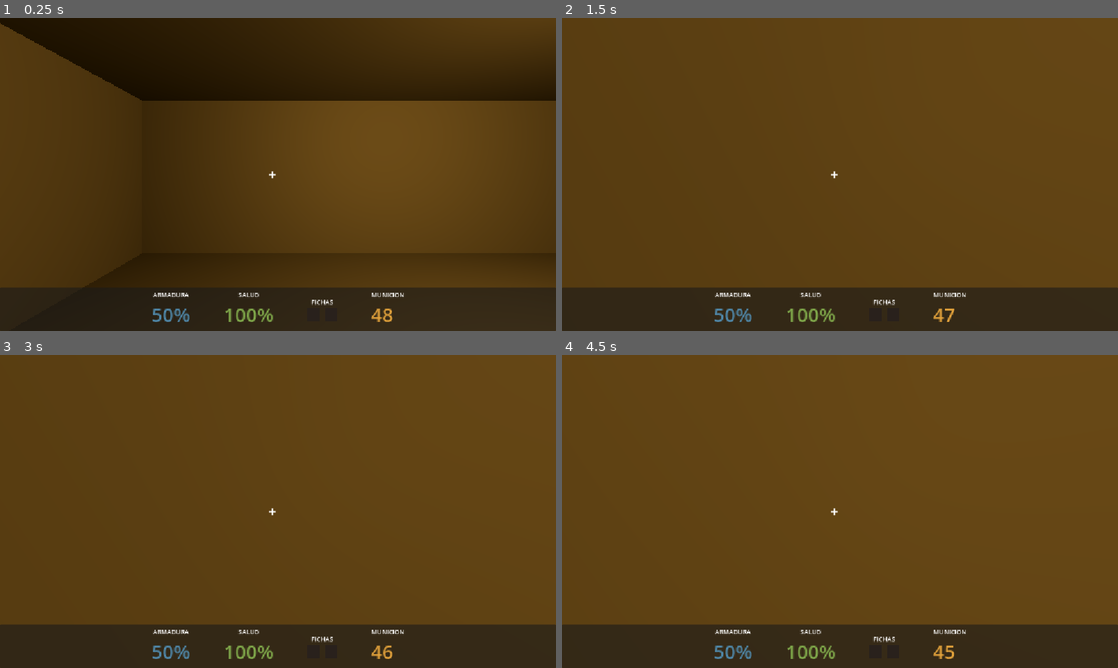
Above: before the commit, frames 1-4 (two rows, left to right).
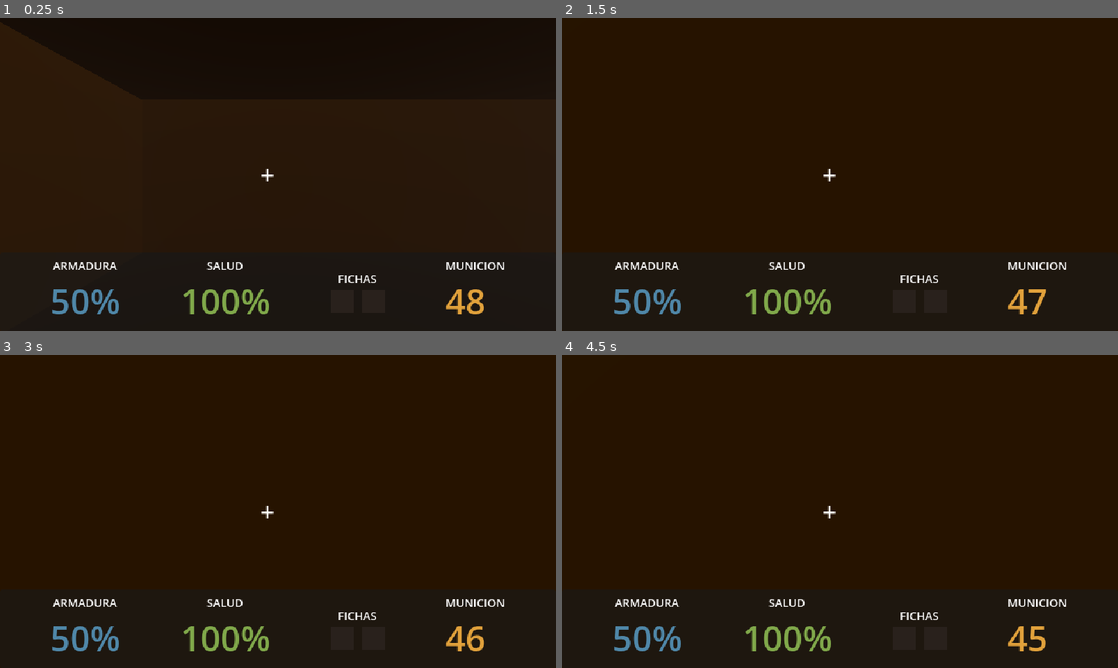
Above: after the commit, the same moments.

Repository: xXJotaHacheXx/Socavon
Game: Godot game, scene res://escenas/nivel1.tscn
The game is run twice, just before and just after one commit, with the same random seed, the same clock (stepped at 60 frames per second) and the same inputs.
Inputs (mouse positions are in pixels of both pictures, inside the frame that each line leads up to):
- Up to frame 1 (0.25 s): no input
- Up to frame 2 (1.5 s): tap Enter (ui_accept) at 0.5, 0.77 s; move the mouse to (867, 174) at 0.52 s; hold Shift (correr) 0.53-1.28 s; hold W (adelante) from 0.53 s (still down); move the mouse to (812, 174) at 1.27 s; click (812, 174) at 1.35 s
- Up to frame 3 (3 s): keep holding W (adelante); tap Enter (ui_accept) at 1.52, 2, 2.75 s; move the mouse to (289, 505) at 2.02 s; hold Shift (correr) 2.03-2.78 s; move the mouse to (272, 517) at 2.77 s; click (272, 517) at 2.85 s
- Up to frame 4 (4.5 s): keep holding W (adelante); tap Enter (ui_accept) at 3.02, 3.5, 3.77, 4.25 s; move the mouse to (878, 514) at 3.52 s; hold Shift (correr) 3.53-4.28 s; move the mouse to (795, 508) at 4.27 s; click (795, 508) at 4.35 s

The runs differ from the first frame. In frame 1, 75% of the frame differs, in the area x 0-100%, y 0-100%; in frame 2, 88%; in frame 3, 88%; in frame 4, 91%.

Commit message:
Estetica retro N64: render 640x360, niebla y shader de vertices

Diff:
--- /dev/null
+++ b/assets/retro.gdshader
@@ -0,0 +1,28 @@
+shader_type spatial;
+render_mode vertex_lighting, diffuse_lambert, specular_disabled;
+
+uniform float rejilla : hint_range(8.0, 256.0) = 80.0;
+uniform sampler2D textura : source_color, hint_default_white, filter_nearest, repeat_enable;
+uniform vec4 tinte : source_color = vec4(1.0);
+
+varying vec2 uv_pasada;
+varying float w_pasada;
+
+
+void vertex() {
+	vec4 pos_vista = MODELVIEW_MATRIX * vec4(VERTEX, 1.0);
+	vec4 pos_clip = PROJECTION_MATRIX * pos_vista;
+
+	float w = max(abs(pos_clip.w), 0.0001);
+	pos_clip.xy = round(pos_clip.xy / w * rejilla) / rejilla * w;
+	POSITION = pos_clip;
+
+	w_pasada = w;
+	uv_pasada = UV * w;
+}
+
+
+void fragment() {
+	vec2 uv = uv_pasada / w_pasada;
+	ALBEDO = texture(textura, uv).rgb * tinte.rgb;
+}
--- a/escenas/nivel1.tscn
+++ b/escenas/nivel1.tscn
@@ -1,6 +1,7 @@
 [gd_scene format=3 uid="uid://dbpnmw4pxdyso"]
 
 [ext_resource type="Script" uid="uid://dfu2856kqg0nw" path="res://scripts/nivel.gd" id="1_v7j7s"]
+[ext_resource type="Shader" uid="uid://jvuwv2fxgrpf" path="res://assets/retro.gdshader" id="2_kkmol"]
 [ext_resource type="PackedScene" uid="uid://bj7n5u2bfpyiq" path="res://escenas/jugador.tscn" id="2_w1egi"]
 [ext_resource type="PackedScene" uid="uid://ptbu42m5anjk" path="res://escenas/barretero.tscn" id="3_kkmol"]
 [ext_resource type="PackedScene" uid="uid://hv2muokpk4v" path="res://escenas/ficha.tscn" id="4_orta5"]
@@ -15,11 +16,20 @@
 geometry_parsed_geometry_type = 1
 agent_height = 1.8
 
+[sub_resource type="ShaderMaterial" id="ShaderMaterial_kkmol"]
+render_priority = 0
+shader = ExtResource("2_kkmol")
+shader_parameter/rejilla = 80.0
+shader_parameter/tinte = Color(0.41960785, 0.35686275, 0.2901961, 1)
+
 [sub_resource type="Environment" id="Environment_cg8h7"]
 background_mode = 1
 ambient_light_source = 2
 ambient_light_color = Color(0.101960786, 0.08235294, 0.07058824, 1)
 ambient_light_energy = 0.12
+fog_enabled = true
+fog_light_color = Color(0.16862746, 0.12156863, 0.09019608, 1)
+fog_density = 0.05
 
 [node name="Nivel1" type="Node3D" unique_id=1893008020]
 script = ExtResource("1_v7j7s")
@@ -33,61 +43,73 @@
 [node name="Roca" type="CSGBox3D" parent="NavigationRegion3D/Mina" unique_id=889590046]
 transform = Transform3D(1, 0, 0, 0, 1, 0, 0, 0, 1, 0.5, 1.5, -0.5)
 size = Vector3(112, 14, 64)
+material = SubResource("ShaderMaterial_kkmol")
 
 [node name="Entrada" type="CSGBox3D" parent="NavigationRegion3D/Mina" unique_id=839497837]
 transform = Transform3D(1, 0, 0, 0, 1, 0, 0, 0, 1, -40.5, 2.25, 10)
 operation = 2
 size = Vector3(15, 4.5, 12)
+material = SubResource("ShaderMaterial_kkmol")
 
 [node name="Tunel1" type="CSGBox3D" parent="NavigationRegion3D/Mina" unique_id=1615191571]
 transform = Transform3D(1, 0, 0, 0, 1, 0, 0, 0, 1, -28.5, 1.6, 9.5)
 operation = 2
 size = Vector3(9, 3.2, 3)
+material = SubResource("ShaderMaterial_kkmol")
 
 [node name="Herramientas" type="CSGBox3D" parent="NavigationRegion3D/Mina" unique_id=213967992]
 transform = Transform3D(1, 0, 0, 0, 1, 0, 0, 0, 1, -15.5, 2.25, 9.5)
 operation = 2
 size = Vector3(17, 4.5, 15)
+material = SubResource("ShaderMaterial_kkmol")
 
 [node name="TunelLargo" type="CSGBox3D" parent="NavigationRegion3D/Mina" unique_id=318752661]
 transform = Transform3D(1, 0, 0, 0, 1, 0, 0, 0, 1, 1.5, 1.6, 9.5)
 operation = 2
 size = Vector3(17, 3.2, 3)
+material = SubResource("ShaderMaterial_kkmol")
 
 [node name="Bifurcacion" type="CSGBox3D" parent="NavigationRegion3D/Mina" unique_id=536662619]
 transform = Transform3D(1, 0, 0, 0, 1, 0, 0, 0, 1, 15.5, 2.25, 9.5)
 operation = 2
 size = Vector3(11, 4.5, 15)
+material = SubResource("ShaderMaterial_kkmol")
 
 [node name="TunelBodega" type="CSGBox3D" parent="NavigationRegion3D/Mina" unique_id=897574794]
 transform = Transform3D(1, 0, 0, 0, 1, 0, 0, 0, 1, 15.5, 1.6, -3.5)
 operation = 2
 size = Vector3(3, 3.2, 11)
+material = SubResource("ShaderMaterial_kkmol")
 
 [node name="Bodega" type="CSGBox3D" parent="NavigationRegion3D/Mina" unique_id=1389900517]
 transform = Transform3D(1, 0, 0, 0, 1, 0, 0, 0, 1, 12, 2.25, -15.5)
 operation = 2
 size = Vector3(20, 4.5, 13)
+material = SubResource("ShaderMaterial_kkmol")
 
 [node name="TunelPatio" type="CSGBox3D" parent="NavigationRegion3D/Mina" unique_id=294058208]
 transform = Transform3D(1, 0, 0, 0, 1, 0, 0, 0, 1, 25.5, 1.6, 8.5)
 operation = 2
 size = Vector3(9, 3.2, 3)
+material = SubResource("ShaderMaterial_kkmol")
 
 [node name="Patio" type="CSGBox3D" parent="NavigationRegion3D/Mina" unique_id=766435227]
 transform = Transform3D(1, 0, 0, 0, 1, 0, 0, 0, 1, 39.5, 2.75, 10.5)
 operation = 2
 size = Vector3(19, 5.5, 25)
+material = SubResource("ShaderMaterial_kkmol")
 
 [node name="TunelMalacate" type="CSGBox3D" parent="NavigationRegion3D/Mina" unique_id=976295453]
 transform = Transform3D(1, 0, 0, 0, 1, 0, 0, 0, 1, 39, 1.6, -6.5)
 operation = 2
 size = Vector3(3, 3.2, 9)
+material = SubResource("ShaderMaterial_kkmol")
 
 [node name="Malacate" type="CSGBox3D" parent="NavigationRegion3D/Mina" unique_id=948619972]
 transform = Transform3D(1, 0, 0, 0, 1, 0, 0, 0, 1, 39, 3.25, -17.5)
 operation = 2
 size = Vector3(20, 6.5, 13)
+material = SubResource("ShaderMaterial_kkmol")
 
 [node name="Jugador" parent="." unique_id=567177567 instance=ExtResource("2_w1egi")]
 transform = Transform3D(1, 0, 0, 0, 1, 0, 0, 0, 1, -44, 1, 10)
@@ -108,7 +130,7 @@
 transform = Transform3D(1, 0, 0, 0, 1, 0, 0, 0, 1, 45, 0, 17)
 
 [node name="Ficha" parent="." unique_id=2067859008 instance=ExtResource("4_orta5")]
-transform = Transform3D(1, 0, 0, 0, 1, 0, 0, 0, 1, 39.5, 0, 10.5)
+transform = Transform3D(1, 0, 0, 0, 1, 0, 0, 0, 1, 6, 0, -19)
 
 [node name="Puerta" parent="." unique_id=476976444 instance=ExtResource("5_47yg7")]
 transform = Transform3D(1, 0, 0, 0, 1, 0, 0, 0, 1, 39, 0, -2)
--- a/project.godot
+++ b/project.godot
@@ -21,8 +21,13 @@
 
 [display]
 
-window/stretch/mode="canvas_items"
+window/size/viewport_width=640
+window/size/viewport_height=360
+window/size/window_width_override=1280
+window/size/window_height_override=720
+window/stretch/mode="viewport"
 window/stretch/aspect="expand"
+window/stretch/scale_mode="integer"
 
 [input]
 
@@ -63,4 +68,5 @@
 
 [rendering]
 
+textures/canvas_textures/default_texture_filter=0
 rendering_device/driver.windows="d3d12"
Not shown, added: assets/retro.gdshader.uid
